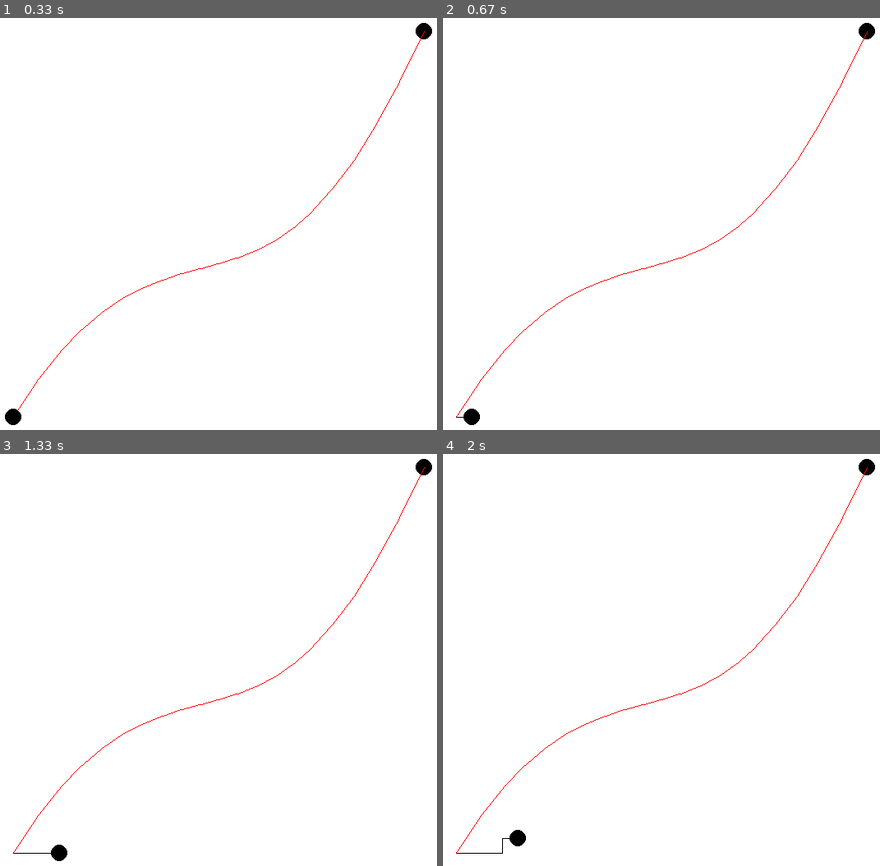
Above: before the commit, frames 1-4 (two rows, left to right).
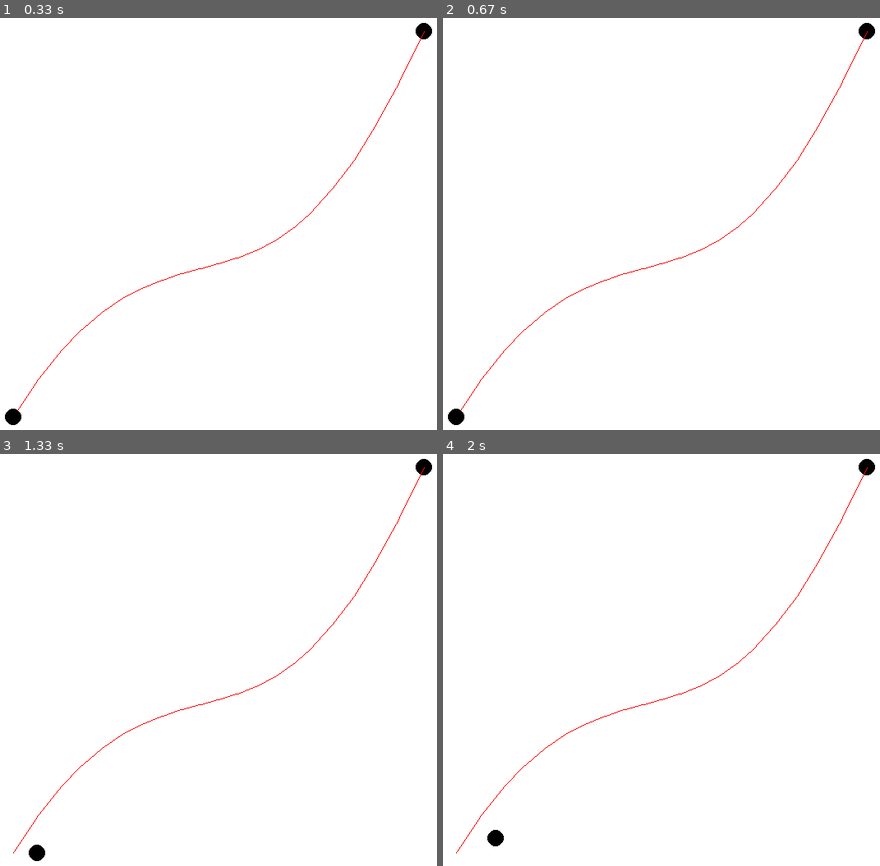
Above: after the commit, the same moments.

Repository: muzilyd/pygame_trajectory-tracking_muzilyd
Game: pygame game, started from trajectory-tracking/muti track planning/track_planning_main.py
Two runs of this game, one before a commit and one after it. Both use one fixed random seed, a clock stepped at 60 frames per second and the inputs below.
Inputs:
- Up to frame 1 (0.33 s): no input
- Up to frame 2 (0.67 s): hold R from 0.33 s (still down); hold Right from 0.33 s (still down)
- Up to frame 3 (1.33 s): release R at 0.8 s; release Right at 0.8 s; hold Right 0.83-1.3 s
- Up to frame 4 (2 s): hold Up 1.33-1.63 s; hold Right from 1.67 s (still down)

Frame 1 is identical in both runs. In frame 2, 0.2% of the frame differs, in the area x 1-9%, y 94-99%; in frame 3, 0.2%; in frame 4, 0.3%, in the area x 3-19%, y 91-98%.

Commit message:
Update track_planning_main.py

Diff:
--- a/trajectory-tracking/muti track planning/track_planning_main.py
+++ b/trajectory-tracking/muti track planning/track_planning_main.py
@@ -13,6 +13,8 @@
         self.clock = pygame.time.Clock()
         # 3. 调用私有方法，精灵和精灵组的创建
         self.__create_sprites()
+        self.LINES_LIST_NEW = []
+        self.path_point = []
 
     def __create_sprites(self):
         bg = Background()
@@ -24,7 +26,8 @@
 
     def start_game(self):
         print("游戏开始...")
-
+        pygame.gfxdraw.bezier(self.screen, [(100,620),(300,300),(400,600),(600,150)], 5, (255,0,0))
+        self.get_xy()
         while True:
             # 1. 设置刷新帧率
             self.clock.tick(FRAME_PER_SEC)
@@ -37,24 +40,44 @@
             # 5. 更新显示
             pygame.display.update()
 
+    def env_restart(self):
+        self.car1.LINES_LIST = [(100,620),(100,620)]
+        self.LINES_LIST_NEW = []
+        self.screen.fill((255,255,255))
+        self.car1.k = 1
+        self.car1.positionx = 100
+        self.car1.positiony = 620
+
     def detection_error(self):
+        c = 0
+        d = 0
+        for i in range(1,720):
+            for j in range(1,720):
+                a = tuple(pygame.Surface.get_at(self.screen,(i,j)))
+                if a == (0,255,0,255):
+                    self.path_point.append((i,j))
+
+        for i in self.path_point:
+            if not i in self.LINES_LIST_NEW:
+                self.LINES_LIST_NEW.append(i)
+        for i in self.LINES_LIST_NEW:
+            for j in POINT_COLOUR_xy:
+                if i[0] == j[0]:
+                    c += abs(i[1]-j[1])
+                    d += 1
+
+        print(c)
+
+
+    def get_xy(self):
         b = 0
-        c = 0
         for i in range(1,720):
             for j in range(1,720):
                 a = tuple(pygame.Surface.get_at(self.screen,(i,j)))
                 if a == (255,0,0,255):
                     b += 1
                     POINT_COLOUR_xy.append((i,j))
-        for i in LINES_LIST:
-            if not i in LINES_LIST_NEW:
-                LINES_LIST_NEW.append(i)
-        for i in LINES_LIST_NEW:
-            for j in POINT_COLOUR_xy:
-                if i[0] == j[0]:
-                    c += abs(i[1]-j[1])
-        print(c)
-
+        print(b)
 
     def __event_handler(self):
         for event in pygame.event.get():
@@ -86,6 +109,9 @@
         elif keys_pressed[pygame.K_SPACE]:
             self.car1.bracking()
 
+        if keys_pressed[pygame.K_r]:
+            self.env_restart()
+
     def __check_collide(self):
         print(self.car1.k)
 
@@ -93,9 +119,10 @@
         self.back_group.draw(self.screen)
         pygame.draw.circle(self.screen,CAR_COLOUR,TARGET_POSITION,CAR_SIZE,0)  #最后一个0表示填充，数字代表线宽
         # self.car_group.car_add(self.screen)
-        # self.car_group.car_update()
+        # print(type(self.car_group))
+        self.car_group.car_speedx = 2
         pygame.gfxdraw.bezier(self.screen, [(100,620),(300,300),(400,600),(600,150)], 5, (255,0,0))
-        pygame.draw.lines(self.screen, (0,0,0), 0, LINES_LIST)
+        pygame.draw.lines(self.screen, (0,255,0), 0, self.car1.LINES_LIST)
         self.car1.car_add(self.screen)
         self.car1.car_update()
 
@@ -113,6 +140,6 @@
     pygame.init()
     # 创建游戏对象
     game = TrackGame()
-
+    game.env_restart()
     # 启动游戏
     game.start_game()
